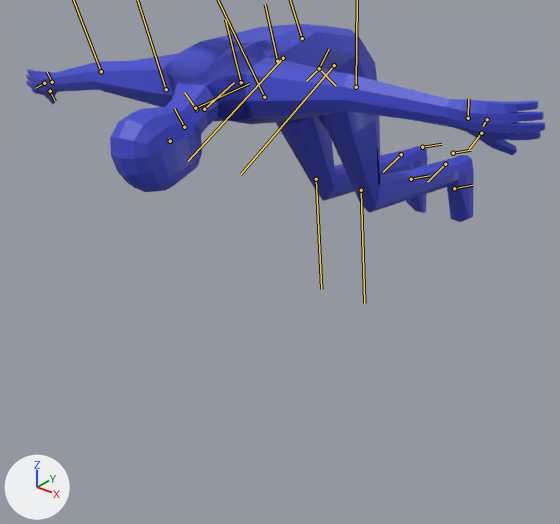
A saved change to the FBX model DirectX/Resources/Fbx/player/player.fbx.
Before and after are seen from a 50 mm lens placed at (1.5, -2.08, 1.12), pointed at (-0.07, -0.12, -0.09). Arrows for +X, +Y and +Z are at lower left; the lights stay in place. Both versions are drawn at frame 51 of the action 'Dead'; the numbers are the values there. The bones that bend it are drawn over the model as lines.

The first picture shows 'BaseHuman'.
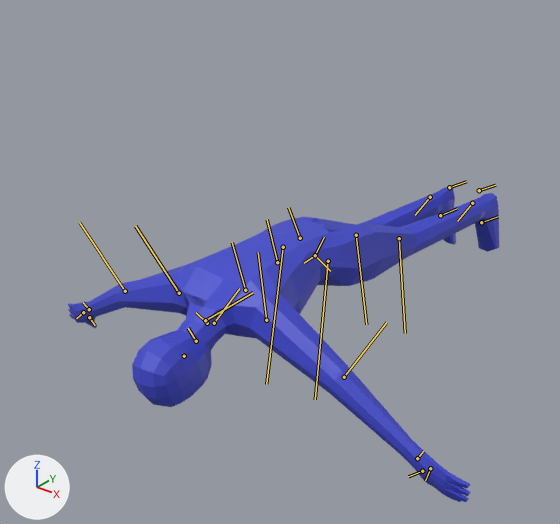
What differs and where, as boxes (x1, y1, x2, y2) in the pictures (560 x 524 px):
'BaseHuman', posed (17% narrower, 59% taller): before (26, 24, 546, 222); after (68, 187, 499, 502)
bone 'spine', root to tip: before (319, 68) to (329, 49); after (315, 255) to (324, 237)
bone 'thigh.L', root to tip: before (334, 65) to (240, 174); after (328, 261) to (315, 399)
bone 'shin.L', root to tip: before (361, 190) to (364, 303); after (399, 238) to (405, 333)
bone 'thigh.R', root to tip: before (283, 58) to (188, 161); after (283, 247) to (266, 384)
bone 'shin.R', root to tip: before (316, 179) to (321, 289); after (356, 235) to (366, 324)

What the commit changed:
Bone 'spine' (bone_spine) moves from (-0.017, -0.134, -0.409) to (-0.017, -0.305, -1.072).
Bone 'upper_arm.L' (bone_upper_arm_l) turns from (0, 0, 0) to (25, -9, -4) degrees about its own x, y and z.
Bone 'upper_arm.R' (bone_upper_arm_r) turns from (0, 0, 0) to (19, 7, 2) degrees about its own x, y and z.
Bone 'thigh.L' (bone_thigh_l) turns from (0, 0, 0) to (55, 3, 0) degrees about its own x, y and z.
Bone 'shin.L' (bone_shin_l) turns from (57, 14, 11) to (6, 16, -1) degrees about its own x, y and z.
Bone 'thigh.R' (bone_thigh_r) turns from (0, 0, 0) to (51, 3, 0) degrees about its own x, y and z.
Bone 'shin.R' (bone_shin_r) turns from (57, 14, 11) to (12, 17, 0) degrees about its own x, y and z.
